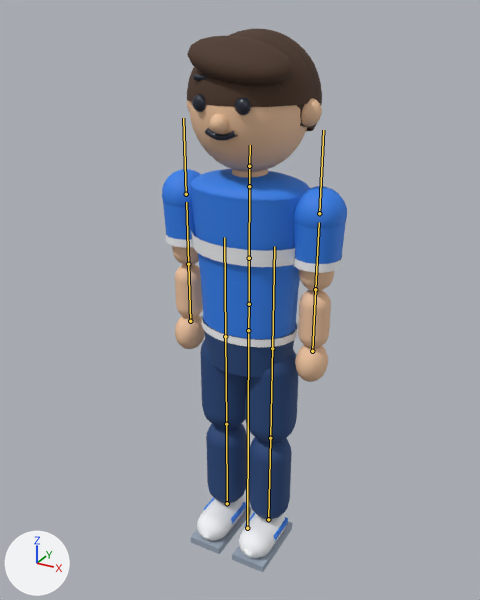
Two versions of the glTF model assets/models/human-character.glb, one commit apart.
Camera for both pictures: a camera (50 mm lens) standing at (1.052, -1.983, 2.06) and looking at (-0.025, -0.023, 1.08). Lighting does not change. The marker at lower left points along +X, +Y and +Z. The older version comes first. The bones that bend it are drawn over the model as lines.

The first picture shows 'Body_accent', 'Body_hair', 'Body_pants', 'Body_shirt', 'Body_shoes', 'Body_skin', 'Body_sole', 'Face'.
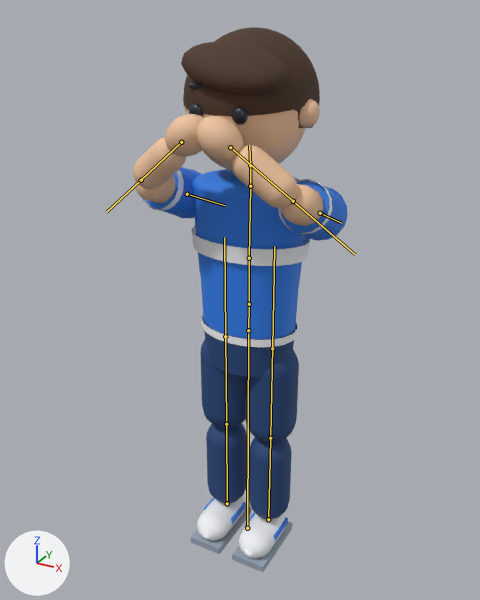
The newer file adds an action. The first version stands in its rest pose; the second is drawn at frame 53 of the action 'EyeRest'.

Boxes (x1, y1, x2, y2) around the edits, measured in the pictures (480 x 600 px):
```json
{"object": "Body_shirt", "change": "posed", "before": [162, 169, 347, 541], "after": [146, 167, 348, 541], "on screen": "9% wider"}
{"object": "Body_skin", "change": "posed", "before": [172, 98, 334, 382], "after": [133, 99, 324, 226]}
{"object": "Body_hair", "change": "posed", "before": [187, 29, 322, 131], "after": [181, 27, 320, 128]}
{"object": "Body_accent", "change": "posed", "before": [166, 231, 342, 347], "after": [141, 170, 332, 347]}
{"object": "Face", "change": "posed", "before": [192, 74, 251, 141], "after": [188, 83, 248, 124]}
{"bone": "Chest", "before": "(249, 258) to (249, 186)", "after": "(249, 258) to (250, 186)"}
{"bone": "Neck", "before": "(249, 186) to (249, 166)", "after": "(250, 186) to (250, 165)"}
{"bone": "Head", "before": "(249, 166) to (250, 145)", "after": "(250, 165) to (249, 145)"}
{"bone": "UpperArm_L", "before": "(319, 213) to (323, 130)", "after": "(320, 213) to (341, 223)"}
{"bone": "LowerArm_L", "before": "(315, 289) to (319, 222)", "after": "(293, 201) to (355, 254)"}
{"bone": "UpperArm_R", "before": "(186, 194) to (183, 118)", "after": "(187, 194) to (225, 205)"}
{"bone": "LowerArm_R", "before": "(188, 264) to (186, 202)", "after": "(141, 180) to (106, 212)"}
```

The change, as JSON lines over the scene's bpy script:
```json
{"block": "bone_chest", "where": "bone_chest = bpy.data.objects['AquaMate'].pose.bones['Chest']  # child of 'Spine'"}
{"op": "set", "path": "bone_chest.rotation_quaternion", "old": "(1.0, 0.0, 0.0, 0.0)", "new": "(1.0, -0.015, 0.0, 0.0)", "note": "degrees (0, 0, 0) -> degrees (-2, 0, 0)"}
{"block": "bone_neck", "where": "bone_neck = bpy.data.objects['AquaMate'].pose.bones['Neck']  # child of 'Chest'"}
{"op": "set", "path": "bone_neck.rotation_quaternion", "old": "(1.0, 0.0, 0.0, 0.0)", "new": "(1.0, 0.025, 0.0, 0.0)", "note": "degrees (0, 0, 0) -> degrees (3, 0, 0)"}
{"block": "bone_head", "where": "bone_head = bpy.data.objects['AquaMate'].pose.bones['Head']  # child of 'Neck'"}
{"op": "set", "path": "bone_head.rotation_quaternion", "old": "(1.0, 0.0, 0.0, 0.0)", "new": "(0.999, 0.05, 0.0, 0.0)", "note": "degrees (0, 0, 0) -> degrees (6, 0, 0)"}
{"block": "bone_upperarm_l", "where": "bone_upperarm_l = bpy.data.objects['AquaMate'].pose.bones['UpperArm_L']  # child of 'Chest'"}
{"op": "set", "path": "bone_upperarm_l.rotation_quaternion", "old": "(1.0, 0.0, 0.0, 0.0)", "new": "(0.57, -0.821, -0.001, 0.044)", "note": "degrees (0, 0, 0) -> degrees (-110, 4, 3)"}
{"block": "bone_lowerarm_l", "where": "bone_lowerarm_l = bpy.data.objects['AquaMate'].pose.bones['LowerArm_L']  # child of 'UpperArm_L'"}
{"op": "set", "path": "bone_lowerarm_l.rotation_quaternion", "old": "(1.0, 0.0, 0.0, 0.0)", "new": "(0.349, 0.276, 0.736, -0.51)", "note": "degrees (0, 0, 0) -> degrees (67, 127, -5)"}
{"block": "bone_upperarm_r", "where": "bone_upperarm_r = bpy.data.objects['AquaMate'].pose.bones['UpperArm_R']  # child of 'Chest'"}
{"op": "set", "path": "bone_upperarm_r.rotation_quaternion", "old": "(1.0, 0.0, 0.0, 0.0)", "new": "(0.57, -0.821, 0.001, -0.044)", "note": "degrees (0, 0, 0) -> degrees (-110, -4, -3)"}
{"block": "bone_lowerarm_r", "where": "bone_lowerarm_r = bpy.data.objects['AquaMate'].pose.bones['LowerArm_R']  # child of 'UpperArm_R'"}
{"op": "set", "path": "bone_lowerarm_r.rotation_quaternion", "old": "(1.0, 0.0, 0.0, 0.0)", "new": "(0.349, 0.276, -0.736, 0.51)", "note": "degrees (0, 0, 0) -> degrees (67, -127, 5)"}
```
